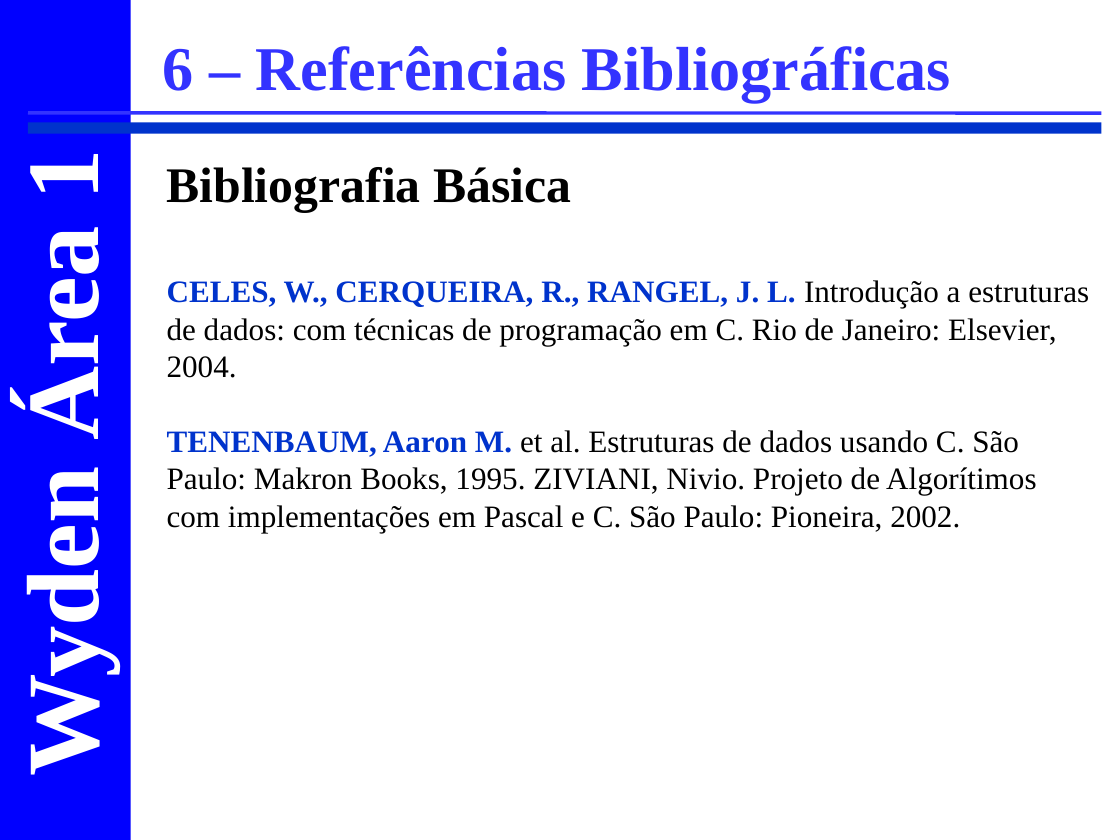
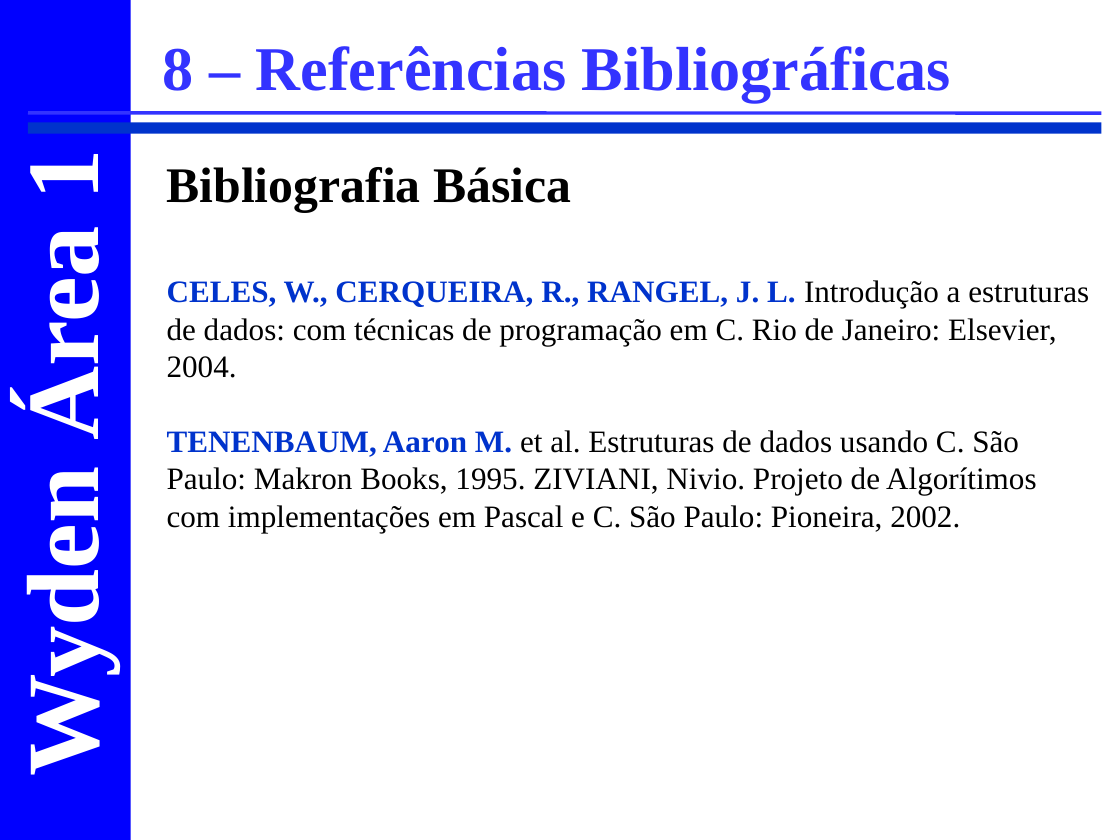
Before and after one commit to CloudEducationBrazil/WydenEstruturaDados, a slide deck: slide 21 of 00 Lesson Plan/Apresentação e Ementa Estrutura de Dados.ppt (slide 16 before the commit). Drawn at 1120x840 pixels with LibreOffice and Linux fonts; fonts in the diff are those of the drawing; background and template pictures are left out. Boxes give left, top, right and bottom in pixels: in the first picture for what was removed or moved away, otherwise in the second. Text is boxed around its words. In the diff, an @@ line names an element or a change of style, - is before the commit and + after.

```diff
--- a/00 Lesson Plan/Apresentação e Ementa Estrutura de Dados.ppt
+++ b/00 Lesson Plan/Apresentação e Ementa Estrutura de Dados.ppt
@@ text at (163, 46, 951, 102): text changed @@
-6 – Referências Bibliográficas
+8 – Referências Bibliográficas
```
Also in this commit, not shown: 3 other slides changed, 6 slides added, 1 slide removed.
